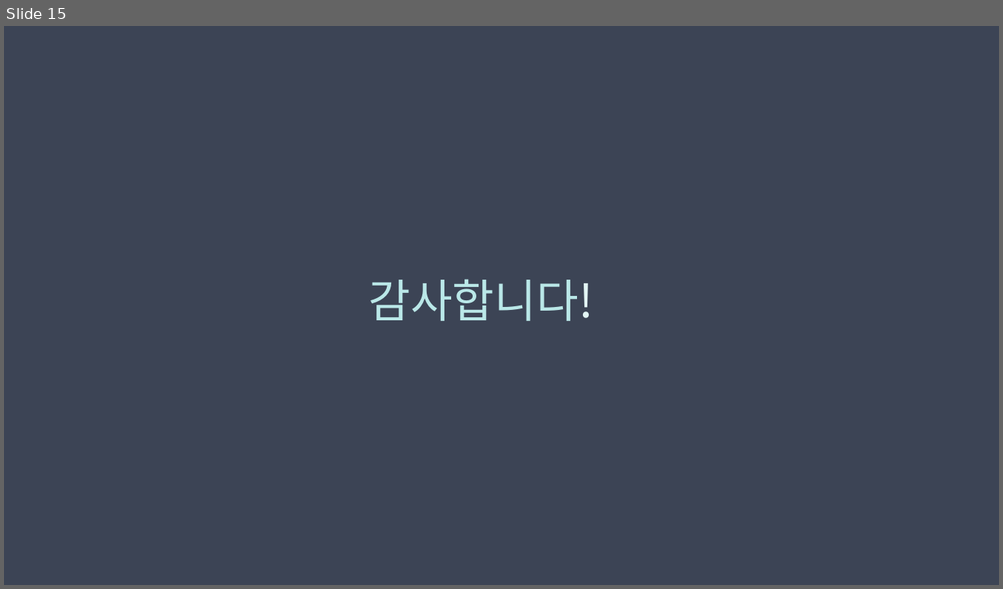
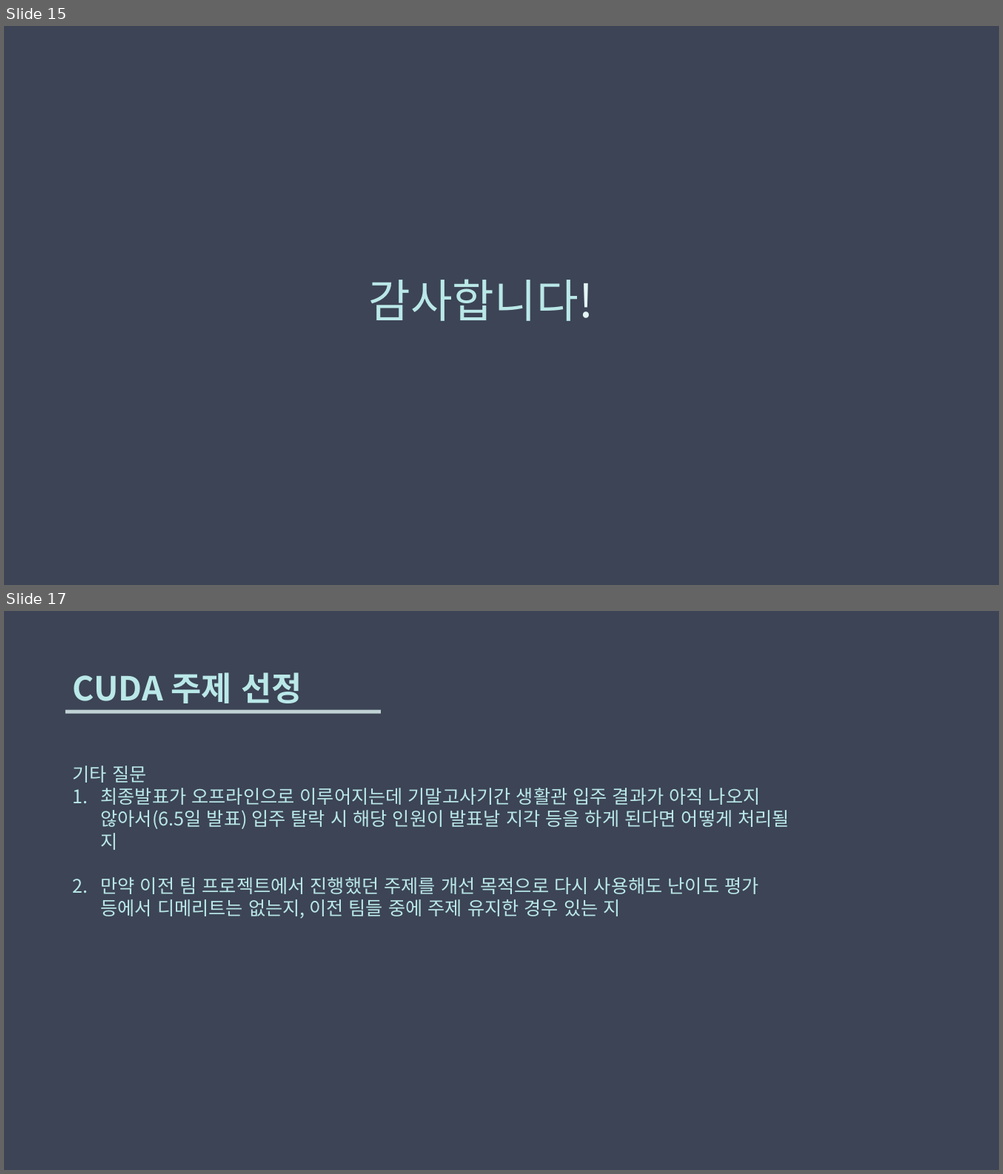
Before and after one commit to whitepurple/2020_MP_Project_1, a slide deck: 제출용/6팀_발표자료.pptx. Shown one above the other, each under a label of ours: slide 15 before the commit, slides 15 and 17 after it; the slides between them are not shown. The pictures are 1003x589 and 1003x1174 pixels, drawn with LibreOffice and Linux fonts; fonts in the diff are those of the drawing. Boxes give left, top, right and bottom in pixels: in the first picture for what was removed or moved away, otherwise in the second. Text is boxed around its words. In the diff, an @@ line names an element or a change of style, - is before the commit and + after.

Commit message:
CUDA start prj

```diff
--- a/제출용/6팀_발표자료.pptx
+++ b/제출용/6팀_발표자료.pptx
@@ slide 17 added at (x1=4, y1=611, x2=999, y2=1170), background #273043 at 90% opacity @@
@@ text added at (x1=73, y1=672, x2=301, y2=703), 32 pt, text #BAE8E8, bold @@
+CUDA 주제 선정
@@ rectangle added at (x1=65, y1=710, x2=381, y2=714), fill #E3F6F5 at 80% opacity @@
@@ text added at (x1=73, y1=766, x2=790, y2=919), 18 pt, text #BAE8E8 @@
+기타 질문
+1. 최종발표가 오프라인으로 이루어지는데 기말고사기간 생활관 입주 결과가 아직 나오지 않아서(6.5일 발표) 입주 탈락 시 해당 인원이 발표날 지각 등을 하게 된다면 어떻게 처리될 지
+2. 만약 이전 팀 프로젝트에서 진행했던 주제를 개선 목적으로 다시 사용해도 난이도 평가 등에서 디메리트는 없는지, 이전 팀들 중에 주제 유지한 경우 있는 지
```
Also in this commit, not shown: 1 slide changed, 1 other slide added, 20 other files.
